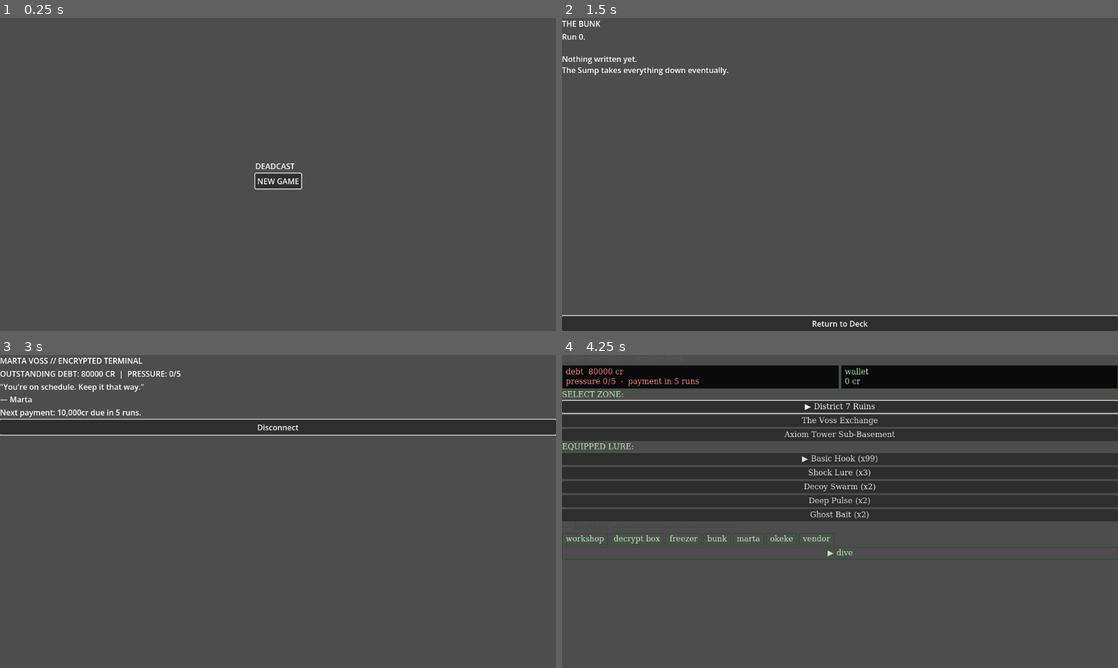
Above: before the commit, frames 1-4 (two rows, left to right).
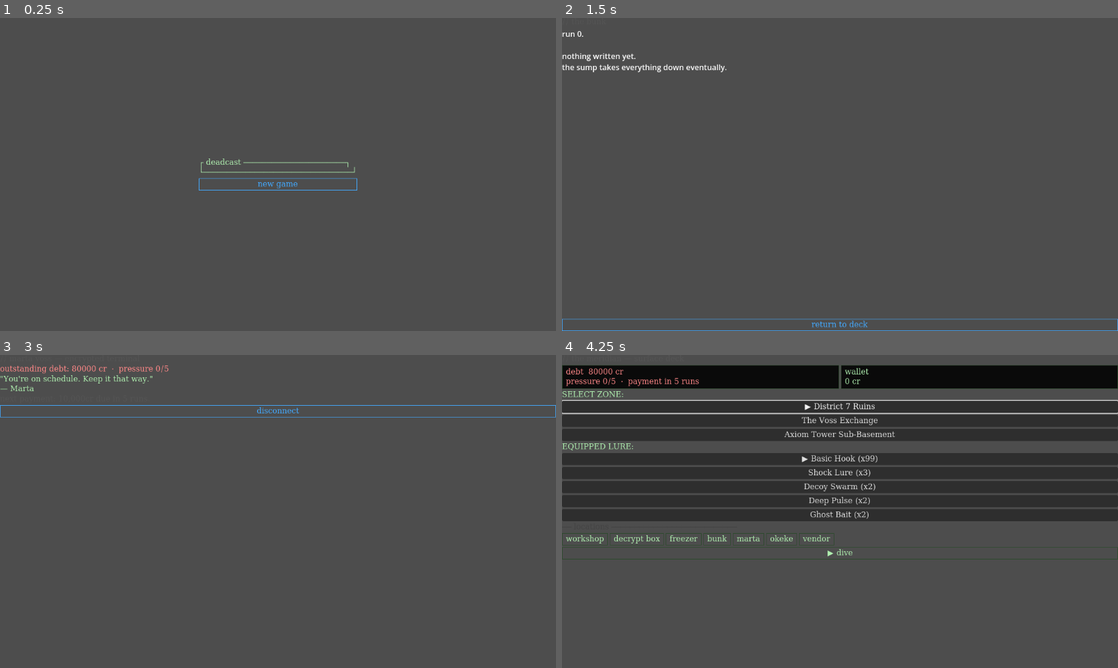
Above: after the commit, the same moments.

Repository: Teeohbee/deadcast
Game: Godot game, scene res://scenes/title_screen/TitleScreen.tscn
The game is run twice, just before and just after one commit, with the same random seed, the same clock (stepped at 60 frames per second) and the same inputs.
Inputs:
- Up to frame 1 (0.25 s): no input
- Up to frame 2 (1.5 s): click "NEW GAME" (after the commit: "new game") at 0.5 s; click "bunk" at 1.25 s
- Up to frame 3 (3 s): click "Return to Deck" (after the commit: "return to deck") at 2 s; click "marta" at 2.75 s
- Up to frame 4 (4.25 s): click "Disconnect" (after the commit: "disconnect") at 3.5 s

The runs differ from the first frame. In frame 1, 1.0% of the frame differs, in the area x 35-65%, y 44-56%; in frame 2, 5.9%; in frame 3, 7.6%, in the area x 0-100%, y 0-26%; in frame 4, nothing differs.

Commit message:
feat: TitleScreen, PostRun, MartaTerminal, Bunk, GameOver terminal polish

Diff:
--- a/scenes/barge_hub/Bunk.gd
+++ b/scenes/barge_hub/Bunk.gd
@@ -5,12 +5,18 @@
 @onready var back_button: Button = $VBoxContainer/BackButton
 
 func _ready() -> void:
+	self.theme = UIStyle.get_theme()
 	back_button.focus_mode = Control.FOCUS_ALL
+	UIStyle.apply_button(back_button)
+	back_button.text = "return to deck"
 	back_button.pressed.connect(func(): get_tree().change_scene_to_file("res://scenes/barge_hub/BargeHub.tscn"))
 	back_button.grab_focus()
 
+	$VBoxContainer/TitleLabel.text = "// the bunk"
+	UIStyle.apply_label($VBoxContainer/TitleLabel, UIStyle.COL_DIM)
+
 	if GameState.journal_entries.is_empty():
-		journal_label.text = "Run %d.\n\nNothing written yet.\nThe Sump takes everything down eventually." % GameState.run_count
+		journal_label.text = "run %d.\n\nnothing written yet.\nthe sump takes everything down eventually." % GameState.run_count
 	else:
 		var reversed_entries = GameState.journal_entries.duplicate()
 		reversed_entries.reverse()
--- a/scenes/barge_hub/GameOver.gd
+++ b/scenes/barge_hub/GameOver.gd
@@ -5,9 +5,13 @@
 @onready var return_button: Button = $VBoxContainer/ReturnButton
 
 func _ready() -> void:
-	message_label.text = "FORCED SURRENDER\n\nMarta's people came for the Meridian.\nYou made it %d runs." % GameState.run_count
+	self.theme = UIStyle.get_theme()
+	UIStyle.apply_label(message_label, UIStyle.COL_DEBT)
 	return_button.focus_mode = Control.FOCUS_ALL
+	UIStyle.apply_button(return_button)
+	return_button.text = "return to title"
 	return_button.pressed.connect(_on_return_pressed)
+	message_label.text = "forced surrender\n\nmarta's people came for the meridian.\nyou made it %d runs." % GameState.run_count
 	return_button.grab_focus()
 
 func _on_return_pressed() -> void:
--- a/scenes/barge_hub/MartaTerminal.gd
+++ b/scenes/barge_hub/MartaTerminal.gd
@@ -8,8 +8,14 @@
 @onready var back_button: Button = $VBoxContainer/BackButton
 
 func _ready() -> void:
+	self.theme = UIStyle.get_theme()
 	back_button.focus_mode = Control.FOCUS_ALL
+	UIStyle.apply_button(back_button)
+	back_button.text = "disconnect"
 	back_button.pressed.connect(func(): get_tree().change_scene_to_file("res://scenes/barge_hub/BargeHub.tscn"))
+
+	$VBoxContainer/TitleLabel.text = "// marta voss — encrypted terminal"
+	UIStyle.apply_label($VBoxContainer/TitleLabel, UIStyle.COL_DIM)
 
 	GameState.marta_last_seen_run = GameState.run_count
 	GameState.save()
@@ -17,18 +23,24 @@
 	var beat = _marta_story_beat(GameState.run_count)
 	story_beat_label.text = beat
 	story_beat_label.visible = beat != ""
+	UIStyle.apply_label(story_beat_label, UIStyle.COL_ACCENT)
 
 	if GameState.victory:
-		debt_status_label.text = "DEBT: CLEARED"
-		dialogue_label.text = "\"Meridian is yours. Don't make me regret it.\"\n— Marta"
+		debt_status_label.text = "debt: cleared"
+		UIStyle.apply_label(debt_status_label, UIStyle.COL_ACCENT)
+		dialogue_label.text = "\"meridian is yours. don't make me regret it.\"\n— marta"
+		UIStyle.apply_label(dialogue_label, UIStyle.COL_TEXT)
 		payment_label.text = ""
 	else:
 		var runs_to_payment = 5 - GameState.runs_since_payment
-		debt_status_label.text = "OUTSTANDING DEBT: %d CR  |  PRESSURE: %d/5" % [
+		debt_status_label.text = "outstanding debt: %d cr  ·  pressure %d/5" % [
 			GameState.debt, GameState.pressure_level]
+		UIStyle.apply_label(debt_status_label, UIStyle.COL_DEBT)
 		dialogue_label.text = _marta_dialogue(GameState.pressure_level)
-		payment_label.text = "Next payment: 10,000cr due in %d run%s." % [
+		UIStyle.apply_label(dialogue_label, UIStyle.COL_TEXT)
+		payment_label.text = "next payment: 10,000cr due in %d run%s." % [
 			runs_to_payment, "s" if runs_to_payment != 1 else ""]
+		UIStyle.apply_label(payment_label, UIStyle.COL_DIM)
 
 	back_button.grab_focus()
 
--- a/scenes/title_screen/TitleScreen.gd
+++ b/scenes/title_screen/TitleScreen.gd
@@ -4,16 +4,31 @@
 @onready var continue_button: Button = $VBoxContainer/ContinueButton
 @onready var new_game_button: Button = $VBoxContainer/NewGameButton
 @onready var confirm_panel: VBoxContainer = $VBoxContainer/ConfirmPanel
+@onready var title_label: Label = $VBoxContainer/TitleLabel
+@onready var confirm_label: Label = $VBoxContainer/ConfirmPanel/ConfirmLabel
 
 func _ready() -> void:
+	self.theme = UIStyle.get_theme()
+
 	var save_exists := FileAccess.file_exists(GameState.SAVE_PATH)
 	continue_button.visible = save_exists
 	confirm_panel.visible = false
+
+	title_label.text = "┌ deadcast ──────────────────────┐\n└────────────────────────────────┘"
+	UIStyle.apply_label(title_label, UIStyle.COL_TEXT)
+	UIStyle.apply_label(confirm_label, UIStyle.COL_WARNING)
 
 	for btn in [continue_button, new_game_button,
 			$VBoxContainer/ConfirmPanel/HBoxContainer/YesButton,
 			$VBoxContainer/ConfirmPanel/HBoxContainer/NoButton]:
 		btn.focus_mode = Control.FOCUS_ALL
+		UIStyle.apply_button(btn)
+
+	continue_button.text = "continue"
+	new_game_button.text = "new game"
+	$VBoxContainer/ConfirmPanel/HBoxContainer/YesButton.text = "yes"
+	$VBoxContainer/ConfirmPanel/HBoxContainer/NoButton.text = "no"
+	confirm_label.text = "this will erase your progress. are you sure?"
 
 	continue_button.pressed.connect(_on_continue_pressed)
 	new_game_button.pressed.connect(_on_new_game_pressed)
--- a/scenes/ui/PostRun.gd
+++ b/scenes/ui/PostRun.gd
@@ -10,8 +10,12 @@
 @onready var return_button: Button = $VBoxContainer/ReturnButton
 
 func _ready() -> void:
+	self.theme = UIStyle.get_theme()
+
+	return_button.focus_mode = Control.FOCUS_ALL
+	UIStyle.apply_button(return_button)
+	return_button.text = "▶ return to deck"
 	return_button.pressed.connect(_on_return_pressed)
-	return_button.focus_mode = Control.FOCUS_ALL
 	return_button.grab_focus()
 
 	var result = GameState.last_run_result
@@ -19,29 +23,38 @@
 	var earned = result.get("credits", 0)
 	var bio = result.get("bio_credits", 0)
 
-	result_label.text = "LINE SNAPPED" if snapped else "RUN COMPLETE"
-	run_credits_label.text = "EARNED: %d CR" % earned
-	total_credits_label.text = "TOTAL: %d CR  |  DEBT: %d CR" % [GameState.credits, GameState.debt]
+	result_label.text = "line snapped" if snapped else "run complete"
+	UIStyle.apply_label(result_label, UIStyle.COL_DEBT if snapped else UIStyle.COL_TEXT)
+
+	run_credits_label.text = "earned: %d cr" % earned
+	UIStyle.apply_label(run_credits_label, UIStyle.COL_ACCENT)
+
+	total_credits_label.text = "wallet: %d cr  ·  debt: %d cr" % [GameState.credits, GameState.debt]
+	UIStyle.apply_label(total_credits_label, UIStyle.COL_TEXT)
 
 	if GameState.victory:
-		debt_label.text = "DEBT CLEARED. THE MERIDIAN IS YOURS."
+		debt_label.text = "debt cleared. the meridian is yours."
+		UIStyle.apply_label(debt_label, UIStyle.COL_ACCENT)
 	else:
+		UIStyle.apply_label(debt_label, UIStyle.COL_DEBT)
 		var runs_to_payment = 5 - GameState.runs_since_payment
 		if GameState.pressure_level == 0:
-			payment_label.text = "Next payment: 10,000cr in %d run%s" % [runs_to_payment, "s" if runs_to_payment != 1 else ""]
+			payment_label.text = "next payment: 10,000cr in %d run%s" % [runs_to_payment, "s" if runs_to_payment != 1 else ""]
 		else:
-			payment_label.text = "PRESSURE %d — %s" % [GameState.pressure_level, _pressure_label(GameState.pressure_level)]
+			payment_label.text = "pressure %d — %s" % [GameState.pressure_level, _pressure_label(GameState.pressure_level)]
+		UIStyle.apply_label(payment_label, UIStyle.COL_DIM)
 
 	if bio > 0:
-		freezer_label.text = "BIO catches stored in Freezer: %d CR" % bio
+		freezer_label.text = "bio catches stored in freezer: %d cr" % bio
+		UIStyle.apply_label(freezer_label, UIStyle.COL_DIM)
 
 func _pressure_label(level: int) -> String:
 	match level:
-		1: return "Marta is watching."
-		2: return "Vendor prices up 20%."
-		3: return "Okeke won't deal with you."
-		4: return "Debt collector is coming."
-		5: return "FORCED SURRENDER."
+		1: return "marta is watching."
+		2: return "vendor prices up 20%."
+		3: return "okeke won't deal with you."
+		4: return "debt collector is coming."
+		5: return "forced surrender."
 		_: return ""
 
 func _on_return_pressed() -> void:
